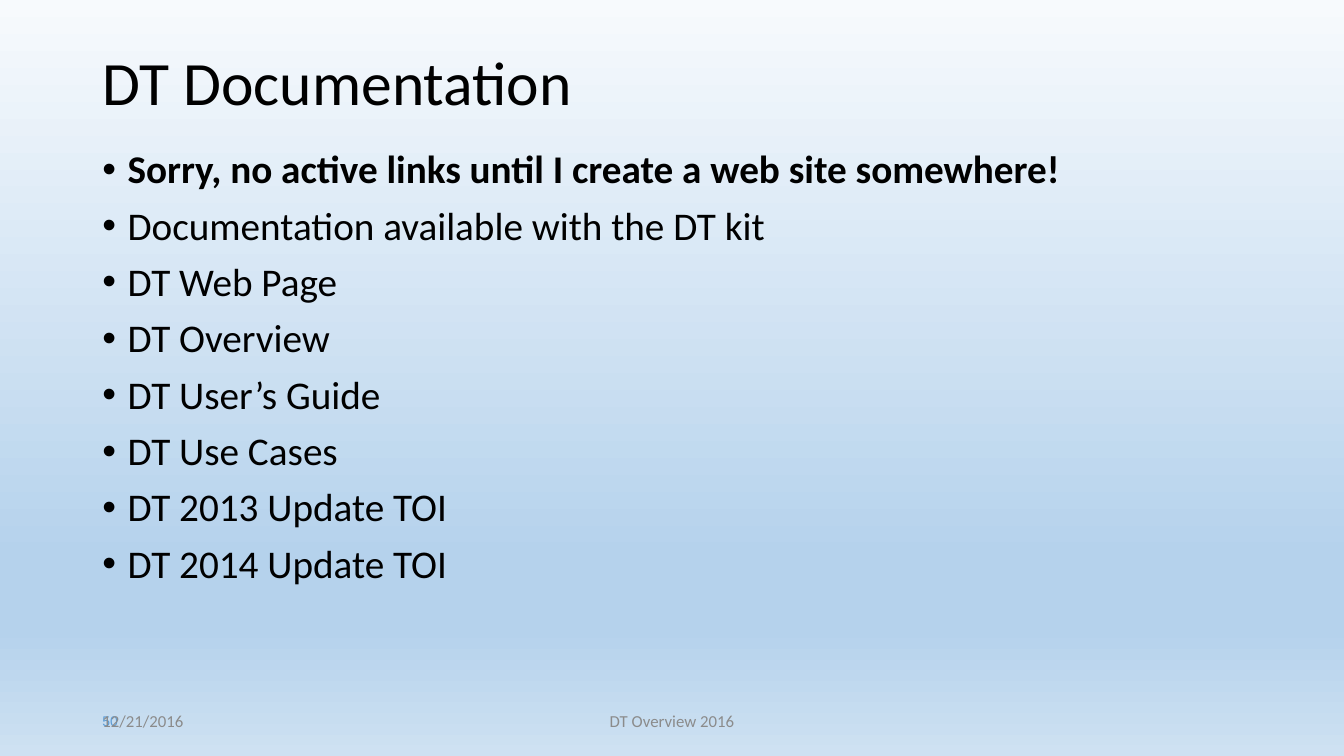
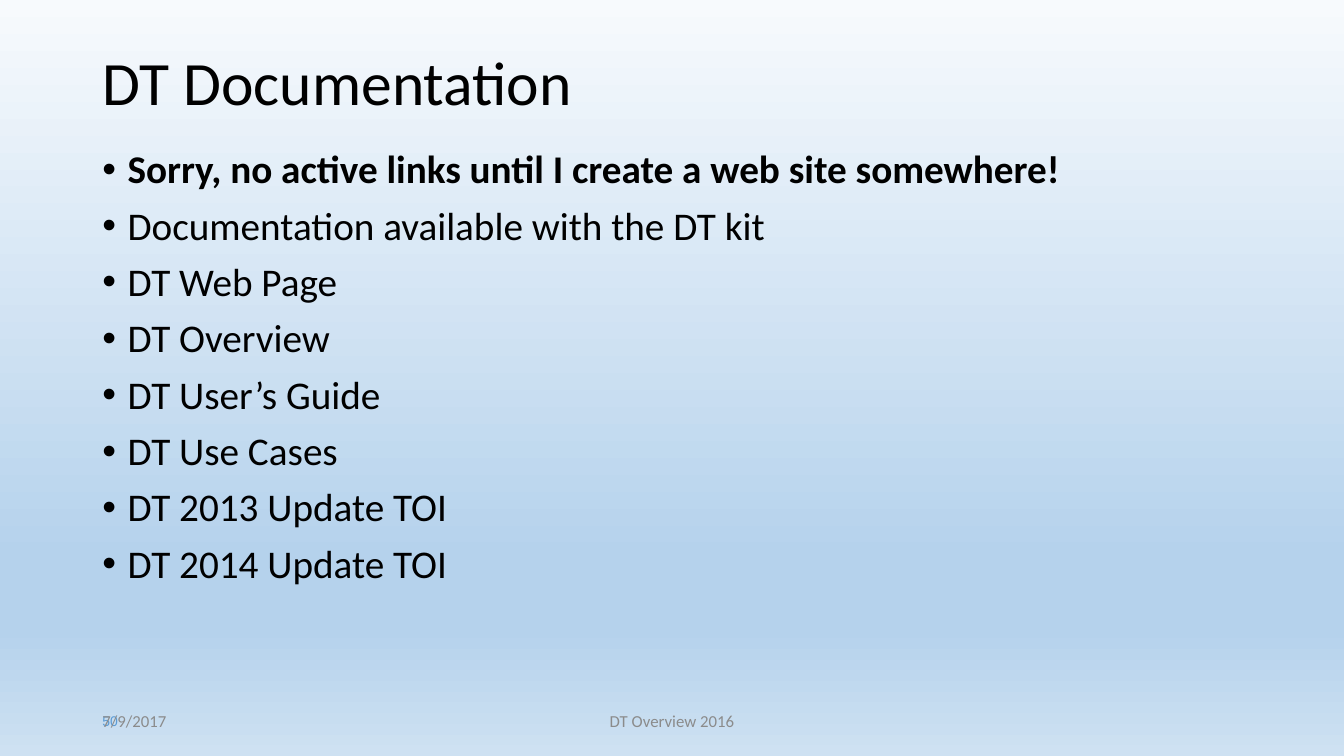
Before and after one commit to RobinTMiller/dt, a slide deck: slide 50 of Documentation/DT-Overview-2016.pptx. Drawn at 1344x756 pixels with LibreOffice and Linux fonts; fonts in the diff are those of the drawing. Boxes give left, top, right and bottom in pixels: in the first picture for what was removed or moved away, otherwise in the second. Text is boxed around its words. In the diff, an @@ line names an element or a change of style, - is before the commit and + after.

Commit message:
More documentation cleanup.

```diff
--- a/Documentation/DT-Overview-2016.pptx
+++ b/Documentation/DT-Overview-2016.pptx
@@ text at (102, 715, 166, 728): text changed @@
-12/21/2016
+7/9/2017
```
Also in this commit, not shown: 49 other slides changed, 3 other files.
